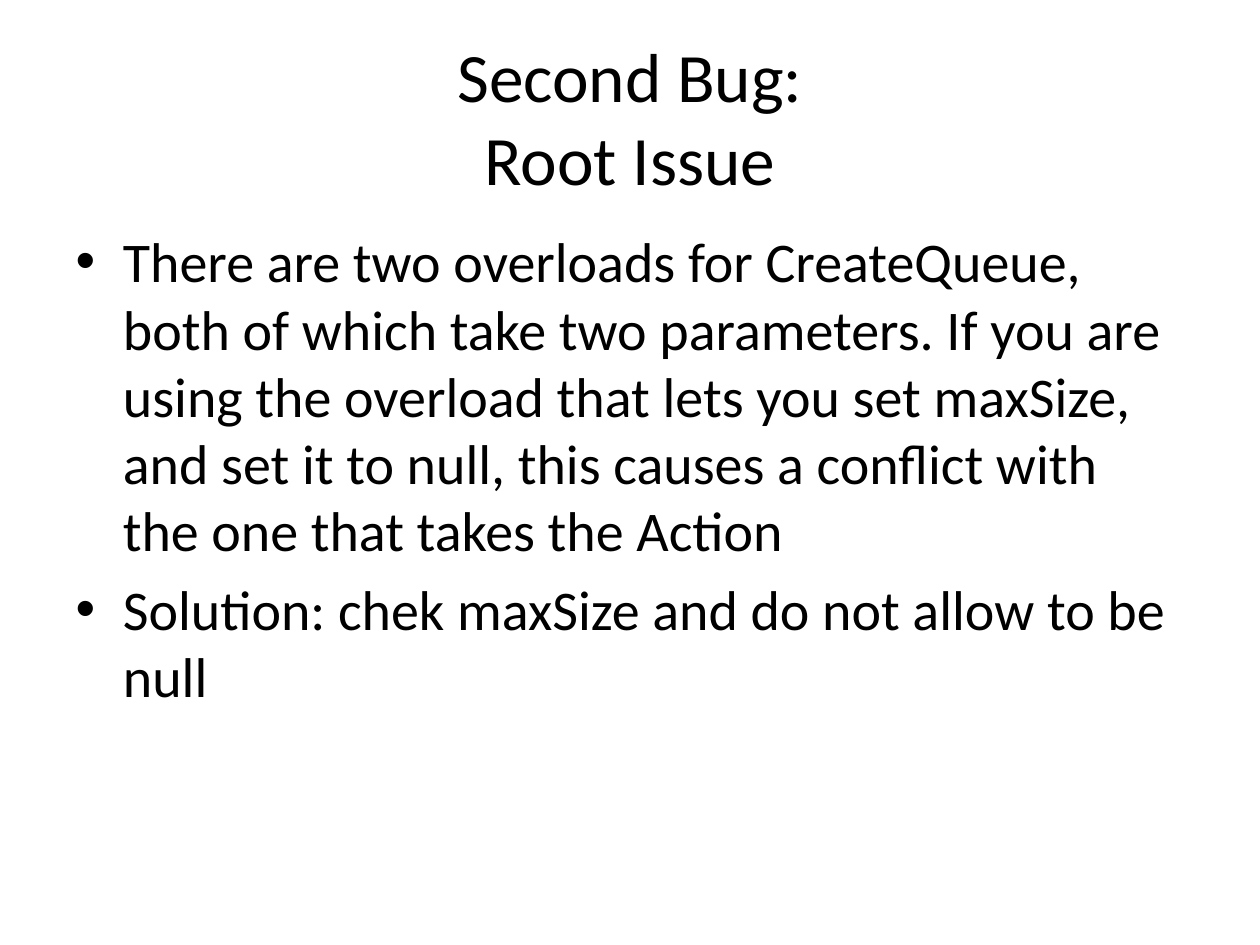
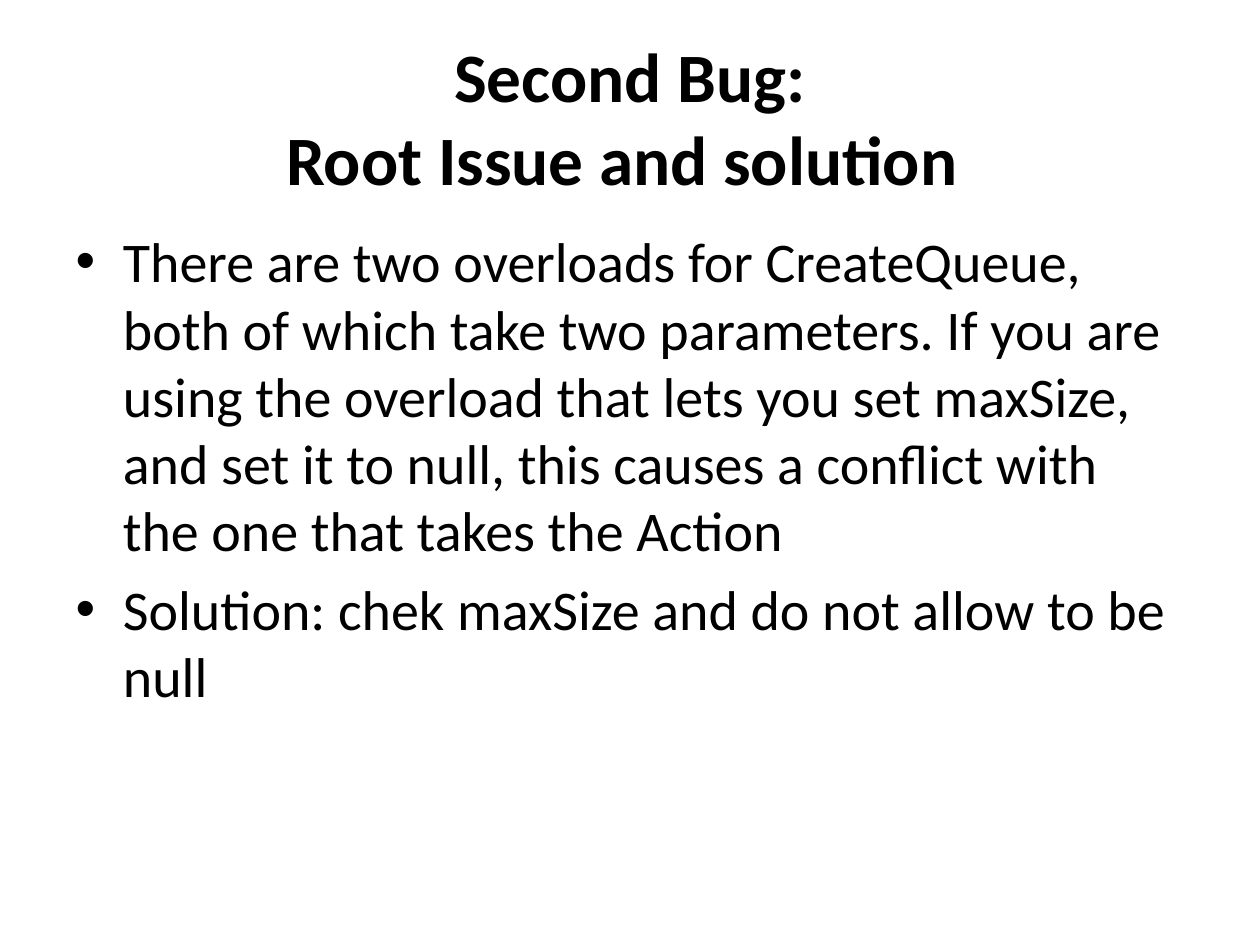
Before and after one commit to manouchehr/SOEN691_AZIZI, a slide deck: slide 17 of ClassWorkReports/Twilio_sharpBugFixing .pptx. Drawn at 1260x945 pixels with LibreOffice and Linux fonts; fonts in the diff are those of the drawing. Boxes give left, top, right and bottom in pixels: in the first picture for what was removed or moved away, otherwise in the second. Text is boxed around its words. In the diff, an @@ line names an element or a change of style, - is before the commit and + after.

```diff
--- a/ClassWorkReports/Twilio_sharpBugFixing .pptx
+++ b/ClassWorkReports/Twilio_sharpBugFixing .pptx
@@ title at bbox=[286, 53, 957, 186]: text changed; bold on @@
-Second Bug:
-Root Issue
+Second Bug:
+Root Issue and solution
```
Also in this commit, not shown: 8 other slides changed, 1 slide added, 1 slide removed, 15 other files.
